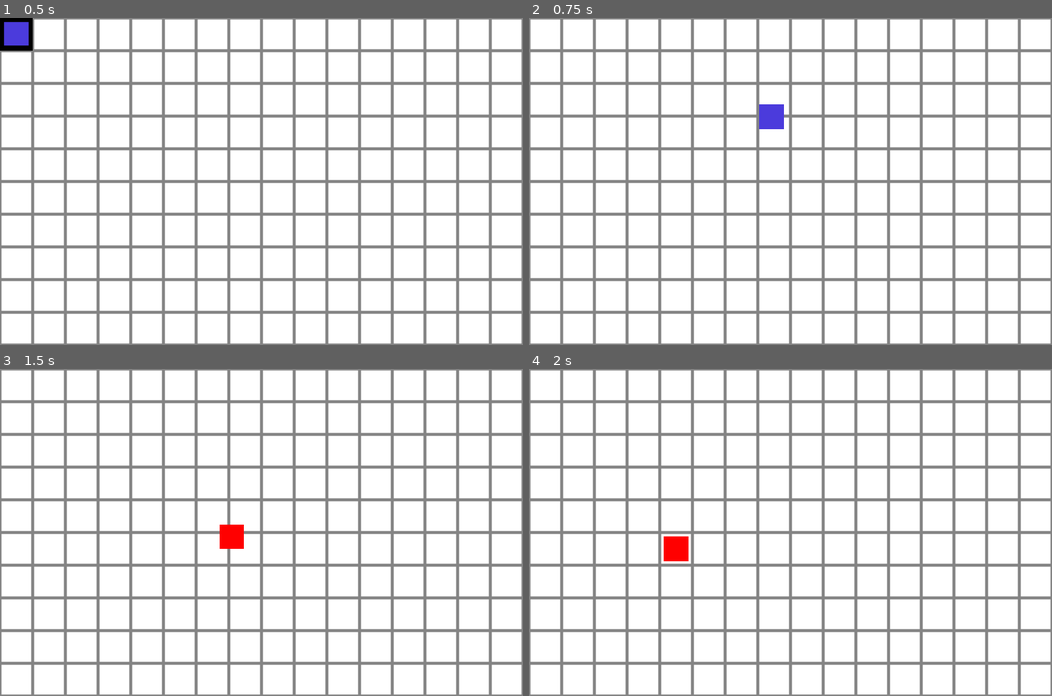
Above: before the commit, frames 1-4 (two rows, left to right).
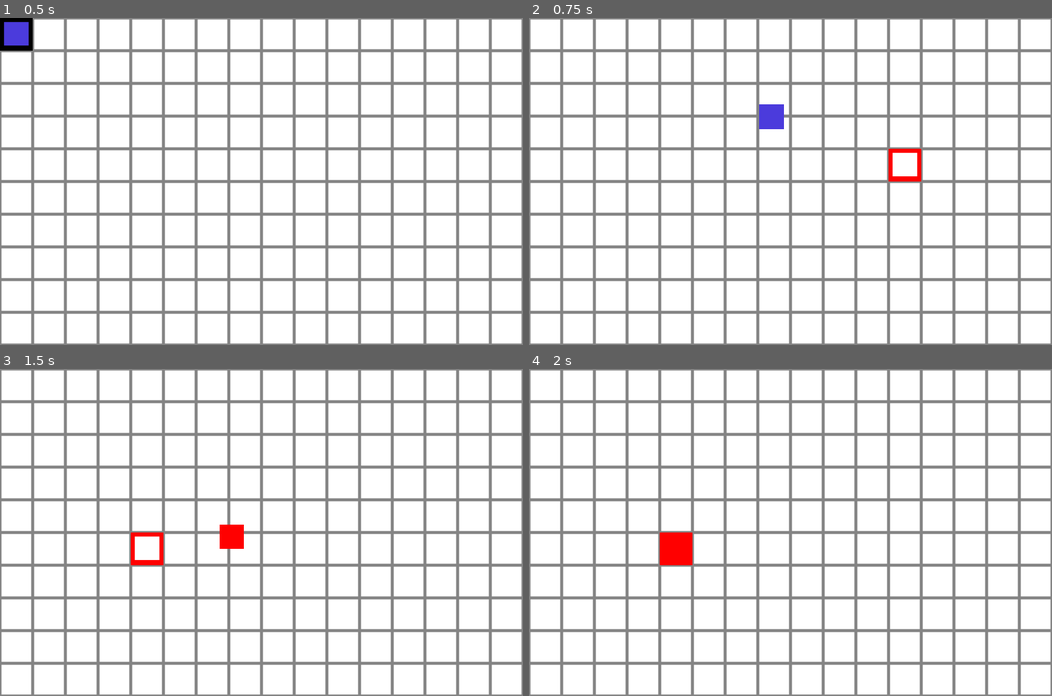
Above: after the commit, the same moments.

Repository: Aurenos/godot-grid-movement-practice
Game: Godot game, scene res://World.tscn
The game is run twice, just before and just after one commit, with the same random seed, the same clock (stepped at 60 frames per second) and the same inputs.
Inputs (mouse positions are in pixels of both pictures, inside the frame that each line leads up to):
- Up to frame 1 (0.5 s): no input
- Up to frame 2 (0.75 s): tap Enter at 0.5 s; move the mouse to (905, 165) at 0.52 s; click (905, 165) at 0.6 s
- Up to frame 3 (1.5 s): tap Space at 1.25 s; move the mouse to (156, 548) at 1.27 s; click (156, 548) at 1.35 s
- Up to frame 4 (2 s): no input

Frame 1 is identical in both runs. In frame 2, 0.3% of the frame differs, in the area x 68-75%, y 40-50%; in frame 3, 0.3%; in frame 4, 0.3%.

Commit message:
added highlight shader
todo: come up with a better function name

Diff:
--- a/Grid.gd
+++ b/Grid.gd
@@ -29,8 +29,8 @@
 	var diff = abs(v_diff.x / 64) + abs(v_diff.y / 64)
 
 	if diff > $Unit.total_moves:
-		highlighter.visible = false
+		highlighter.show_bad_color(true)
 	else:
-		highlighter.visible = true
+		highlighter.show_bad_color(false)
 
 	highlighter.position = snapped_pos
--- /dev/null
+++ b/Highlight.gd
@@ -0,0 +1,9 @@
+extends Node2D
+
+var highlight_shader = preload("res://highlight-shader.tres")
+
+func show_bad_color(value: bool):
+	if value:
+		$highlight.material = highlight_shader
+	else:
+		$highlight.material = null
--- a/Highlight.tscn
+++ b/Highlight.tscn
@@ -1,8 +1,10 @@
-[gd_scene load_steps=2 format=2]
+[gd_scene load_steps=3 format=2]
 
 [ext_resource path="res://highlight.png" type="Texture" id=1]
+[ext_resource path="res://Highlight.gd" type="Script" id=2]
 
 [node name="Highlight" type="Node2D"]
+script = ExtResource( 2 )
 
 [node name="highlight" type="Sprite" parent="."]
 texture = ExtResource( 1 )
--- /dev/null
+++ b/highlight-shader.tres
@@ -0,0 +1,6 @@
+[gd_resource type="ShaderMaterial" load_steps=2 format=2]
+
+[ext_resource path="res://invalid_cell_highlight.shader" type="Shader" id=1]
+
+[resource]
+shader = ExtResource( 1 )
--- /dev/null
+++ b/invalid_cell_highlight.shader
@@ -0,0 +1,6 @@
+shader_type canvas_item;
+
+void fragment() {
+	COLOR = texture(TEXTURE, UV);
+	COLOR.r = 1.0;
+}
